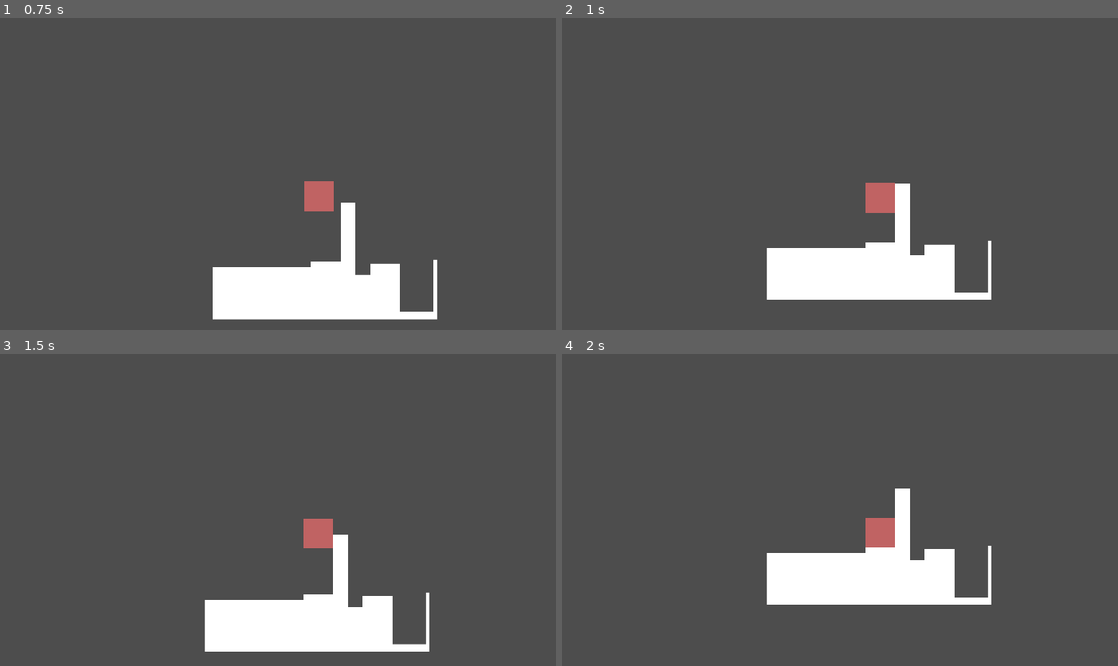
Above: before the commit, frames 1-4 (two rows, left to right).
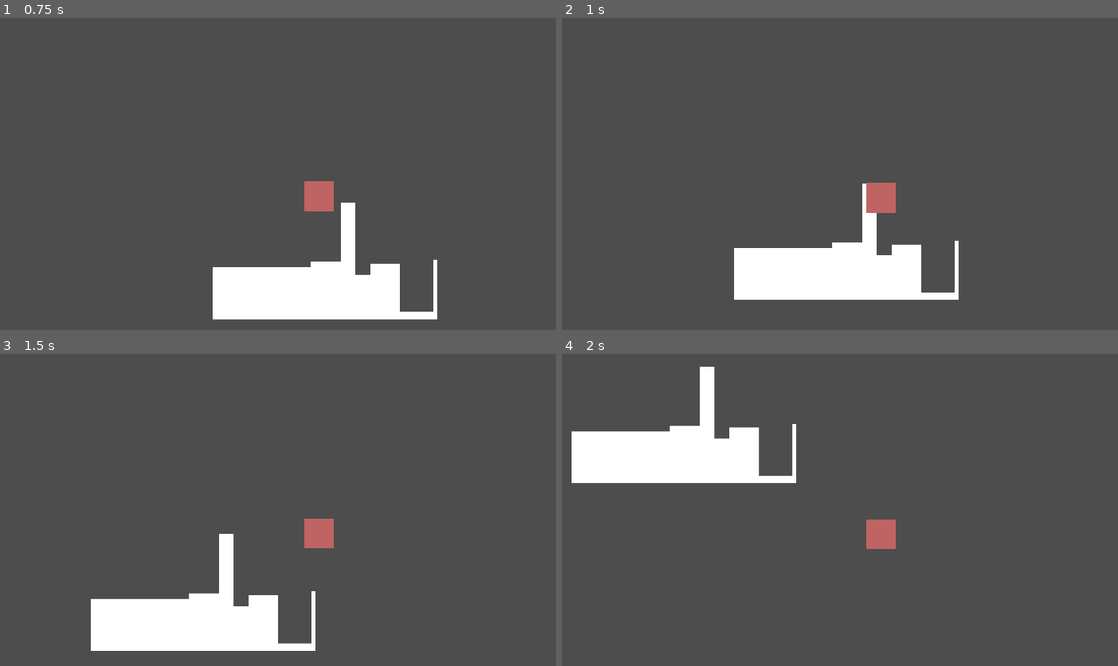
Above: after the commit, the same moments.

Repository: mk56-spn/Xanadu
Game: Godot game, scene res://Stages/TestStage.tscn
Two runs of this game, one before a commit and one after it. Both use one fixed random seed, a clock stepped at 60 frames per second and the inputs below. The project has no main scene, so this scene is started directly.
Inputs:
- Up to frame 1 (0.75 s): hold D (main) from 0.53 s (still down)
- Up to frame 2 (1 s): keep holding D (main)
- Up to frame 3 (1.5 s): release D (main) at 1.28 s; tap D (main) at 1.35 s
- Up to frame 4 (2 s): no input

Frame 1 is identical in both runs. In frame 2, 3.4% of the frame differs, in the area x 30-78%, y 52-91%; in frame 3, 8.4%; in frame 4, 13%, in the area x 1-78%, y 4-81%.

Commit message:
Make stage polygon use one way collision, as well as tuning the layers it can interact with.

Diff:
--- a/Stages/TestStage.tscn
+++ b/Stages/TestStage.tscn
@@ -11,9 +11,12 @@
 polygon = PackedVector2Array(64, 0, 64, -256, 128, -256, 128, 56, 192, 56, 192, 8, 256, 8, 320, 8, 320, 216, 464, 216, 464, -8, 480, -8, 480, 248, -488, 248, -488, 24, -64, 24, -64, 0)
 
 [node name="StaticBody2D" type="StaticBody2D" parent="Polygon2D"]
+collision_layer = 3
+collision_mask = 3
 
 [node name="CollisionPolygon2D" type="CollisionPolygon2D" parent="Polygon2D/StaticBody2D"]
 polygon = PackedVector2Array(-488, 24, -488, 248, 480, 248, 480, -8, 464, -8, 464, 216, 320, 216, 320, 8, 192, 8, 192, 56, 128, 56, 128, -256, 64, -256, 64, 0, -8, 0, -64, 0, -64, 24)
+one_way_collision = true
 
 [node name="Core" parent="." instance=ExtResource("1_mui20")]
 position = Vector2(416, 480)
